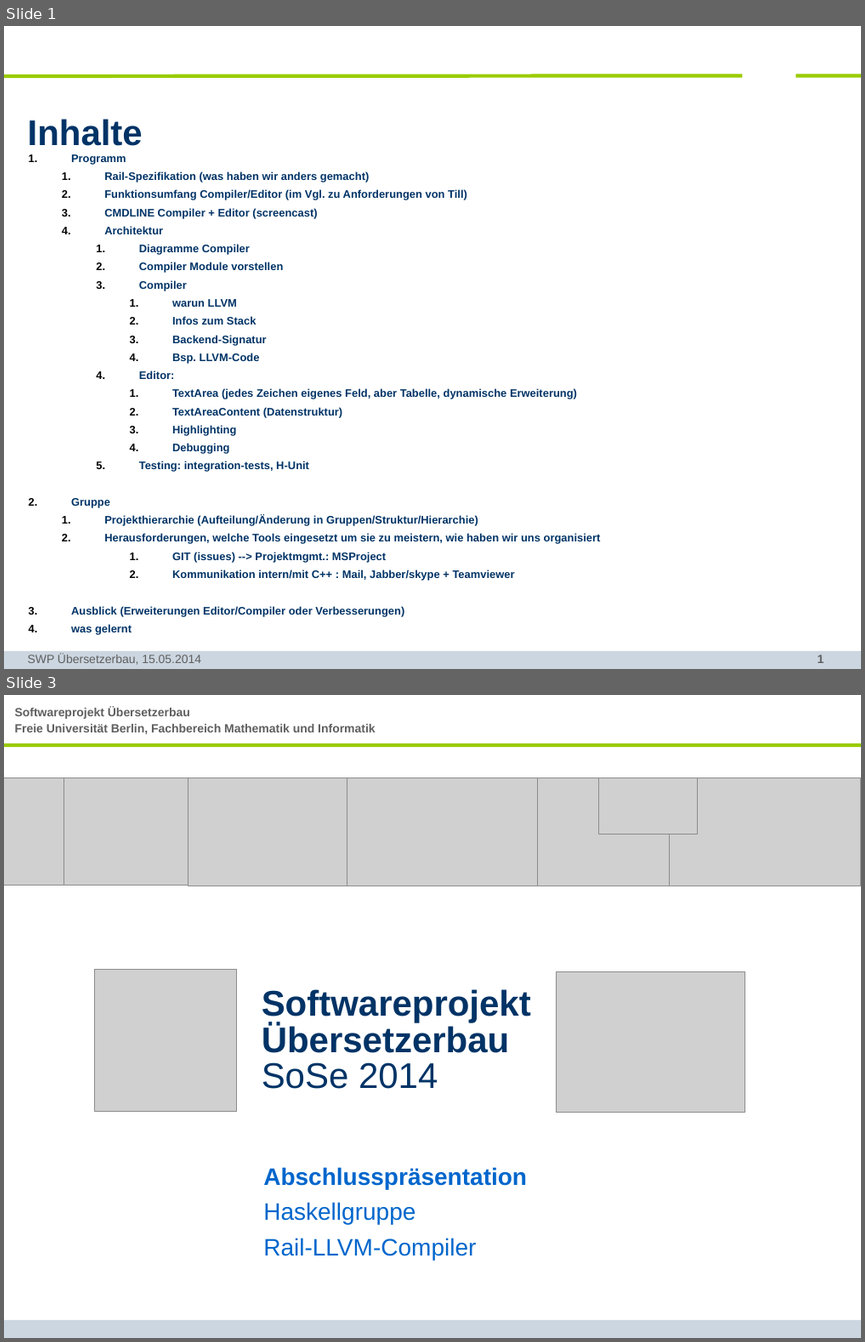
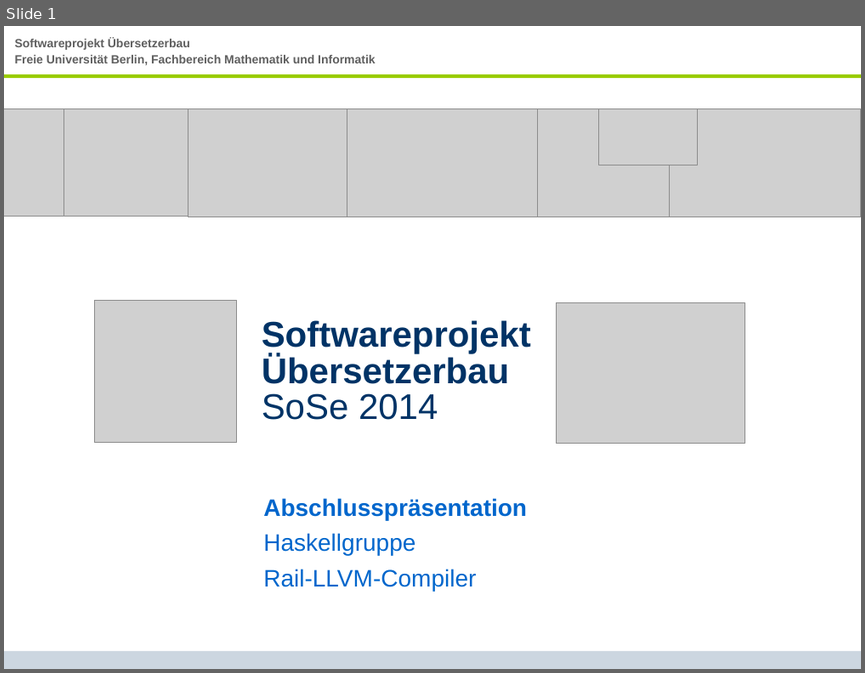
Before and after one commit to SWP-Ubau-SoSe2014-Haskell/SWPSoSe14, a slide deck: documentation/SWPSoSe14MS3.ppt. Shown one above the other, each under a label of ours: slides 1 and 3 before the commit, slide 1 after it; the slides between them are not shown. The pictures are 865x1342 and 865x673 pixels, drawn with LibreOffice and Linux fonts; fonts in the diff are those of the drawing; grey boxes stand for pictures; background and template pictures are left out. Boxes give left, top, right and bottom in pixels: in the first picture for what was removed or moved away, otherwise in the second. Text is boxed around its words. In the diff, an @@ line names an element or a change of style, - is before the commit and + after.

```diff
--- a/documentation/SWPSoSe14MS3.ppt
+++ b/documentation/SWPSoSe14MS3.ppt
@@ slide 1 removed at (4, 26, 861, 669), background #FFFFFF; not listed: 1 template element that a slide beside it also shows @@
@@ line removed from (743, 75) to (4, 76) @@
@@ line removed from (861, 75) to (795, 75) @@
@@ title removed at (28, 119, 143, 146) @@
-Inhalte
@@ text removed at (71, 154, 601, 635) @@
-1. Programm
-  1. Rail-Spezifikation (was haben wir anders gemacht)
-  2. Funktionsumfang Compiler/Editor (im Vgl. zu Anforderungen von Till)
-  3. CMDLINE Compiler + Editor (screencast)
-  4. Architektur
-    1. Diagramme Compiler
-    2. Compiler Module vorstellen
-    3. Compiler
-      1. warun LLVM
-      2. Infos zum Stack
-      3. Backend-Signatur
-      4. Bsp. LLVM-Code
-    4. Editor:
-      1. TextArea (jedes Zeichen eigenes Feld, aber Tabelle, dynamische Erweiterung)
-      2. TextAreaContent (Datenstruktur)
-      3. Highlighting
-      4. Debugging
-    5. Testing: integration-tests, H-Unit
-2. Gruppe
-  1. Projekthierarchie (Aufteilung/Änderung in Gruppen/Struktur/Hierarchie)
-  2. Herausforderungen, welche Tools eingesetzt um sie zu meistern, wie haben wir uns organisiert
-      1. GIT (issues) --> Projektmgmt.: MSProject
-      2. Kommunikation intern/mit C++ : Mail, Jabber/skype + Teamviewer
-3. Ausblick (Erweiterungen Editor/Compiler oder Verbesserungen)
-4. was gelernt
@@ text removed at (28, 653, 201, 664) @@
-SWP Übersetzerbau, 15.05.2014
@@ page number removed at (817, 654, 824, 663) @@
-1
@@ what was slide 3 is now slide 1 @@
```
Also in this commit, not shown: 3 slides changed, 4 other slides removed.
